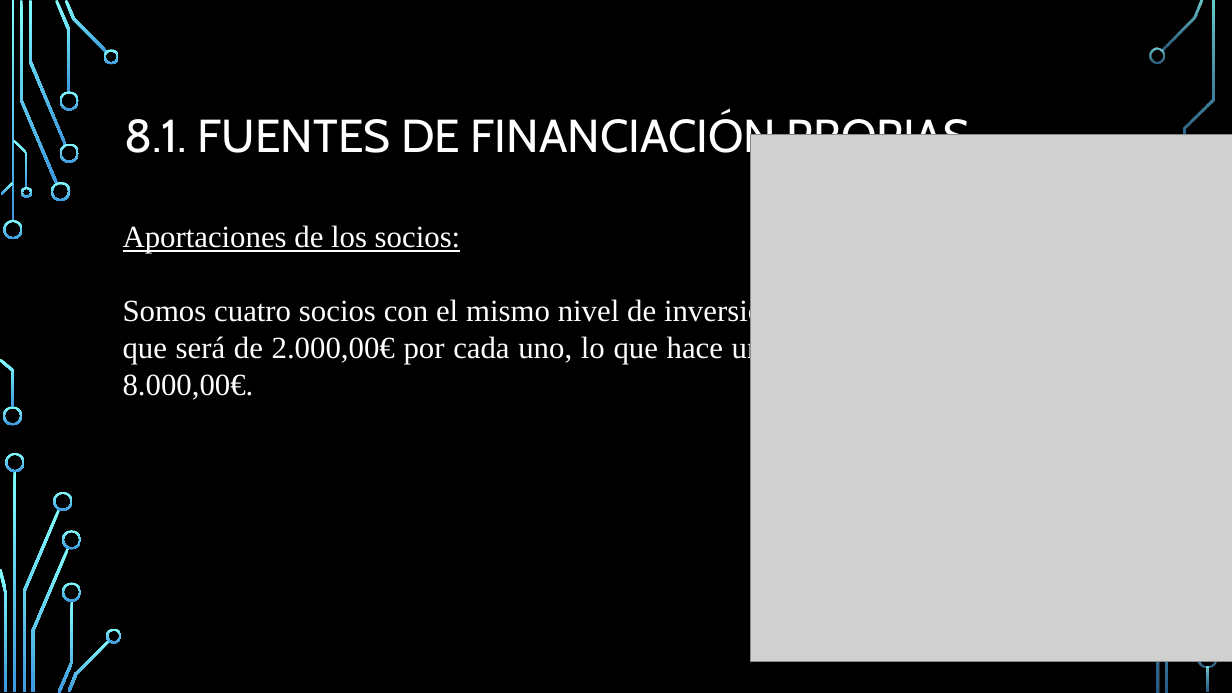
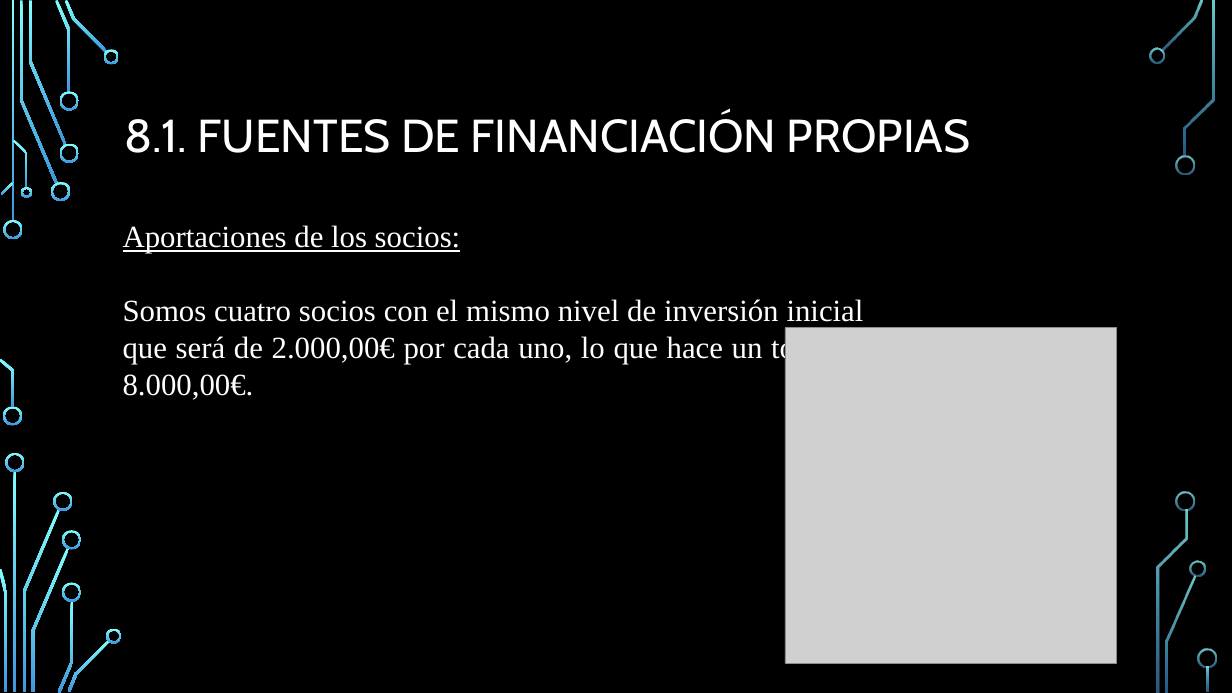
Before and after one commit to alvarocbcp/PlanEmpresa, a slide deck: slide 18 of VIRTUAL WALLET.pptx. Drawn at 1232x693 pixels with LibreOffice and Linux fonts; fonts in the diff are those of the drawing; grey boxes stand for pictures; background and template pictures are left out. Boxes give left, top, right and bottom in pixels: in the first picture for what was removed or moved away, otherwise in the second. Text is boxed around its words. In the diff, an @@ line names an element or a change of style, - is before the commit and + after.

```diff
--- a/VIRTUAL WALLET.pptx
+++ b/VIRTUAL WALLET.pptx
@@ freeform shape added at (1176, 155, 1195, 175), fill gradient #82FFFF to #3D97DE @@
@@ picture: place and size @@
-picture at (750, 135, 1232, 662)
+picture at (786, 327, 1117, 663)
@@ freeform shape added at (1177, 492, 1196, 511), fill gradient #82FFFF to #3D97DE @@
@@ freeform shape added at (1190, 561, 1206, 577), fill gradient #82FFFF to #3D97DE @@
```
Also in this commit, not shown: 1 other file.
